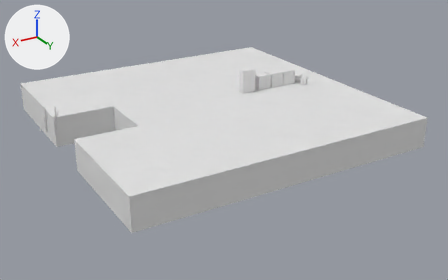
The Blender file Blender/abandoned-town.blend, before and after one commit.
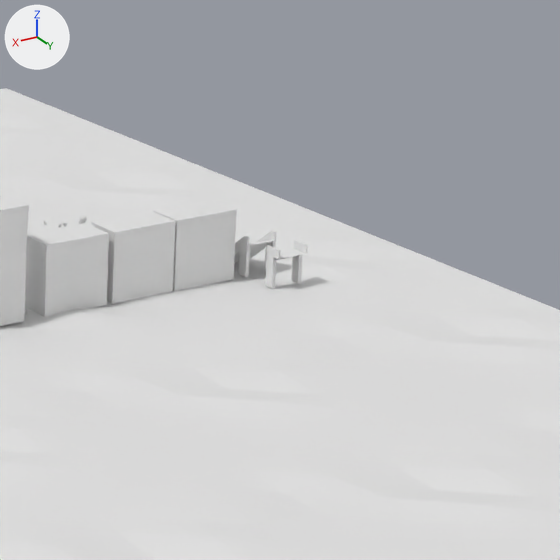
There are two pictures of each version: one whole from a 50 mm lens placed at (94.0, 138.0, 56.0), pointed at (15.1, 6.6, -9.7), one close up on the part from 56% to 80% of the width and 11% to 49% of the height. Arrows for +X, +Y and +Z are at upper left; the lights stay in place.

Objects in the first close-up: 'Cube', 'Cube.001', 'ground.003', 'ground.006', 'ground.007', 'ground.008', 'ground.009', 'ground.011', 'ground.013', 'house', 'house2', 'house3', 'road', 'road.003'.
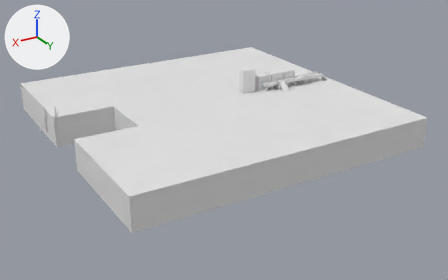
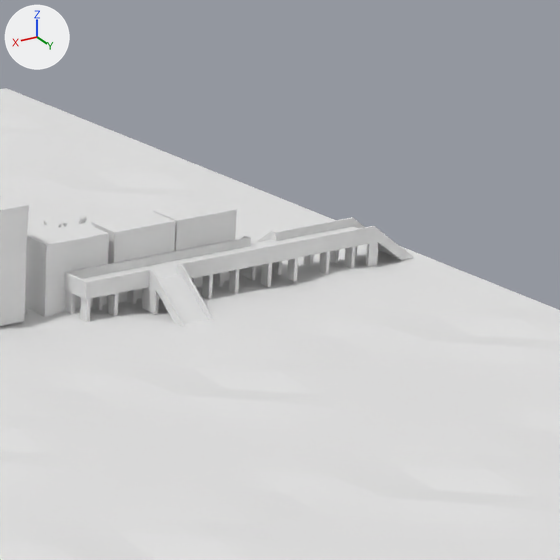
Commit message: add bridge sections for desert

Where the change shows, as pixel boxes [x1, y1, x2, y2] in the close-ups (560 x 560 px; the box of a moved part takes in the faces that stretch with it):
'bridge_end', added: after [64, 263, 134, 323]
'bridge_gap.002', added: after [173, 240, 255, 299]
'Cube.002', added: after [148, 264, 215, 328]
'bridge_straight', added: after [292, 218, 371, 275]
'bridge_gap', added: after [234, 229, 313, 287]
'Cube.001', reshaped, moved, turned, modifiers changed: before [265, 240, 308, 289]; after [349, 217, 414, 267]
'bridge_gap.003', added: after [114, 252, 195, 311]
part 1 of me_cube_005, moved or reshaped: before [234, 231, 277, 277]; after [148, 217, 414, 323]

What the commit changed:
me_cube_005 is used by ob_cube; location (-14.0, 0.0, 0.0).
me_cube_005 had 127 vertices, 123 faces and spanned x -1.0..1.0, y -2.5..0.8, z 0.0..2.3.
me_cube_005 now has 135 vertices, 135 faces and spans x -1.0..1.0, y -3.3..0.0, z 0.0..2.3.
me_cube_005 part 1: the whole mesh is rebuilt.
Mesh me_bridge_end is new.
It has 142 vertices, 140 faces, 1 loose edge and spans x -3.12..0.0, y -1.0..1.0, z 0.0..2.3.
It uses material mat_not_metal (its picture is missing).
Mesh me_bridge_gap is new.
It has 148 vertices, 146 faces and spans x -2.0..2.0, y -2.0..0.0, z 0.0..2.3.
It uses material mat_not_metal (its picture is missing).
Mesh me_cube_006 is new.
It has 128 vertices, 125 faces, 1 loose edge and spans x -4.0..0.0, y -1.0..1.0, z 0.0..2.3.
It uses material mat_not_metal (its picture is missing).
Object 'Cube.001' (ob_cube_001) loses its MIRROR modifier named 'Mirror'.
Object 'Cube.001' (ob_cube_001) now shows me_cube_005 instead of me_cube_008.
Object 'Cube.001' (ob_cube_001) moves from (-14.0, 3.36, 0.0) to (-20.0, 1.8, 0.0).
Object 'Cube.001' (ob_cube_001) turns from (0, 0, 180) to (0, 0, -90) degrees about x, y and z.
Object 'bridge_end' (ob_bridge_end) is new; it shows me_bridge_end.
Its location is (-4.0, 1.8, 0.0).
Its rotation in degrees is (0, 0, 180).
Object 'Cube.002' (ob_cube_002) is new; it shows me_cube_005.
Its location is (-6.0, 2.8, 0.0).
Its rotation in degrees is (0, 0, 180).
Object 'bridge_gap.003' (ob_bridge_gap_003) is new; it shows me_bridge_gap.
Its location is (-6.0, 2.8, 0.0).
Its rotation in degrees is (0, 0, 360).
Object 'bridge_gap.002' (ob_bridge_gap_002) is new; it shows me_cube_006.
Its location is (-12.0, 1.8, 0.0).
Its rotation in degrees is (0, 0, 180).
Object 'bridge_straight' (ob_bridge_straight) is new; it shows me_cube_006.
Its location is (-20.0, 1.8, 0.0).
Its rotation in degrees is (0, 0, 180).
Object 'bridge_gap' (ob_bridge_gap) is new; it shows me_bridge_gap.
Its location is (-14.0, 0.8, 0.0).
Its rotation in degrees is (0, 0, 180).
